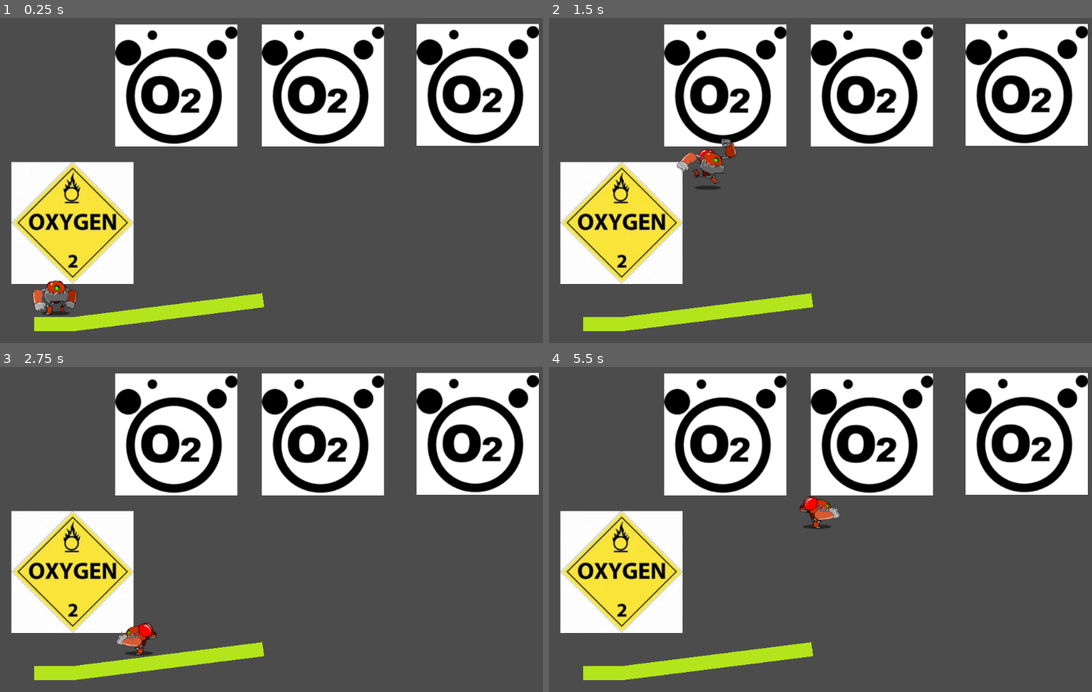
Above: before the commit, frames 1-4 (two rows, left to right).
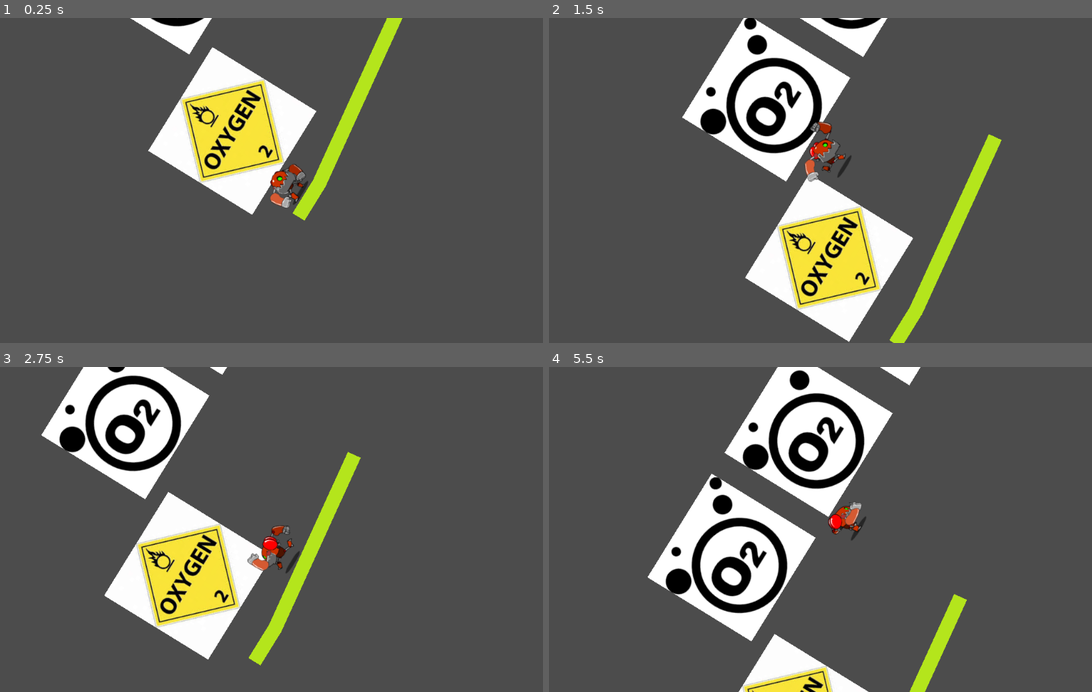
Above: after the commit, the same moments.

Repository: ceco-fmedia/flyfly
Game: Godot game, scene res://MainScene.tscn
Two runs of this game, one before a commit and one after it. Both use one fixed random seed, a clock stepped at 60 frames per second and the inputs below.
Inputs:
- Up to frame 1 (0.25 s): no input
- Up to frame 2 (1.5 s): hold Right (ui_right) from 0.53 s (still down); tap Up (ui_up) at 0.77 s
- Up to frame 3 (2.75 s): tap Up (ui_up) at 1.52 s; release Right (ui_right) at 2.03 s; hold Left (ui_left) from 2.03 s (still down)
- Up to frame 4 (5.5 s): release Left (ui_left) at 2.78 s; hold Right (ui_right) 2.78-4.28 s; tap Up (ui_up) at 3.02, 3.77, 4.52 s; hold Left (ui_left) 4.28-5.03 s; hold Right (ui_right) from 5.03 s (still down)

The runs differ from the first frame. In frame 1, 40% of the frame differs, in the area x 2-100%, y 0-97%; in frame 2, 46%; in frame 3, 46%; in frame 4, 45%.

Commit message:
Added camera test stuff.

Diff:
--- a/Assets/Character/Character.gd
+++ b/Assets/Character/Character.gd
@@ -4,11 +4,12 @@
 export(float) var JUMP_FORCE = 600.0
 export(float) var LAND_SIDE_SPEED = 200.0
 export(float) var AIR_SIDE_ACCELERATION = 800.0
+export(float) var shake_amount = 2;
 
 var velocity = Vector2()
 var landed = false
 var upVector = Vector2(0, -1)
-
+var camera
 func _physics_process(delta):
 	velocity.y += GRAVITY * delta
 	if landed:
@@ -53,9 +54,20 @@
 		else:
 			anim = "Fall"
 	$sprite.play(anim)
+	camera_drunk()
 
+
+func camera_drunk():
+	camera.rotation = 45
+
+func camera_shake():
+	$camera.set_offset(Vector2( \
+		rand_range(-1.0, 1.0) * shake_amount, \
+		rand_range(-1.0, 1.0) * shake_amount \
+	))
 
 
 
 func _ready():
+	camera = $camera
 	pass # Replace with function body.
--- a/Assets/Character/Character.tscn
+++ b/Assets/Character/Character.tscn
@@ -50,7 +50,7 @@
 }, {
 "frames": [ ExtResource( 4 ), ExtResource( 8 ), ExtResource( 5 ), ExtResource( 10 ), ExtResource( 9 ), ExtResource( 16 ), ExtResource( 1 ), ExtResource( 15 ) ],
 "loop": true,
-"name": "RunSide",
+"name": "MoveSide",
 "speed": 5.0
 } ]
 
@@ -65,9 +65,13 @@
 [node name="sprite" type="AnimatedSprite" parent="."]
 frames = SubResource( 1 )
 animation = "Idle"
-frame = 1
-playing = true
 
 [node name="CollisionShape2D" type="CollisionShape2D" parent="."]
 position = Vector2( 0, 10.7289 )
 shape = SubResource( 2 )
+
+[node name="camera" type="Camera2D" parent="."]
+rotating = true
+current = true
+limit_smoothed = true
+smoothing_enabled = true
